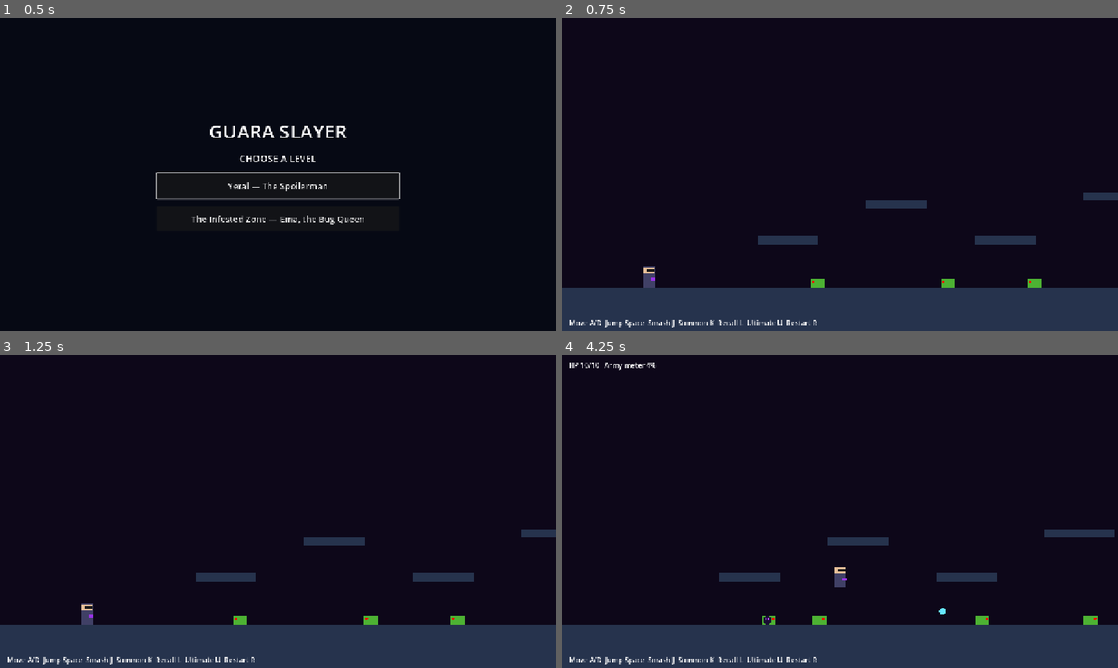
Above: before the commit, frames 1-4 (two rows, left to right).
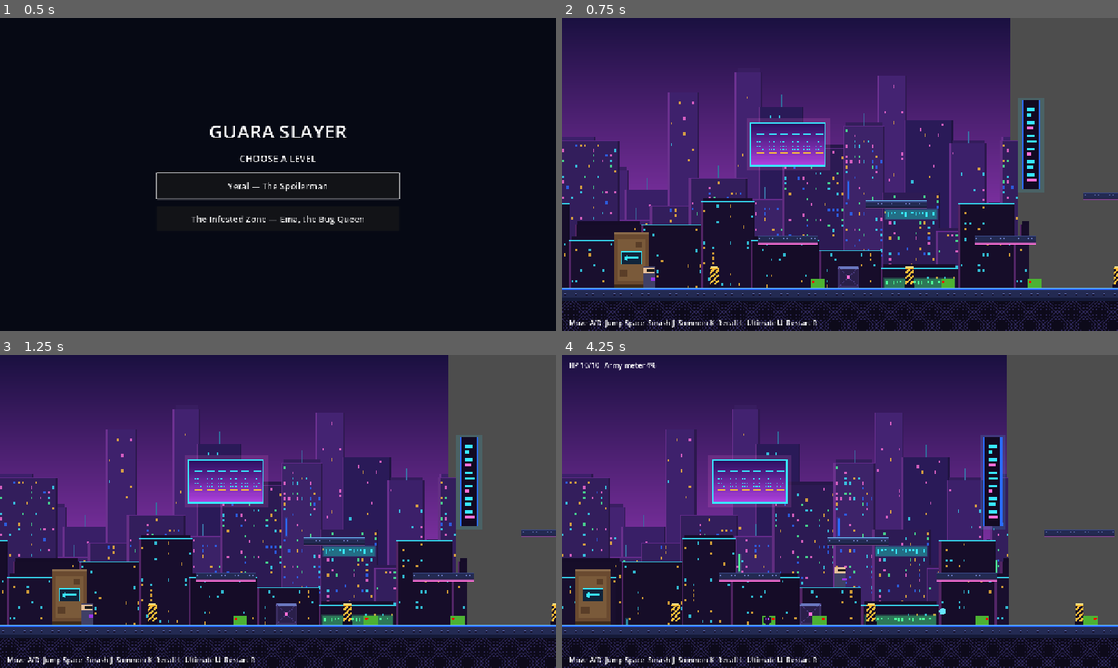
Above: after the commit, the same moments.

Repository: Ragnorus/GuaraGameJam2026
Game: Godot game, scene res://scenes/level_select.tscn
The game is run twice, just before and just after one commit, with the same random seed, the same clock (stepped at 60 frames per second) and the same inputs.
Inputs (mouse positions are in pixels of both pictures, inside the frame that each line leads up to):
- Up to frame 1 (0.5 s): no input
- Up to frame 2 (0.75 s): click "Yeral — The Spoilerman" at 0.5 s
- Up to frame 3 (1.25 s): no input
- Up to frame 4 (4.25 s): move the mouse to (962, 495) at 1.27 s; hold D (move_right) 1.28-2.78 s; tap Shift (dash) at 1.35 s; click (962, 495) at 1.42 s; tap Space (jump) at 1.52, 2.27, 3.77 s; move the mouse to (728, 527) at 2.02 s; tap L (recall) at 2.1 s; move the mouse to (895, 442) at 2.77 s; hold A (move_left) 2.78-3.53 s; hold J (shoot) 2.78-3.53 s; move the mouse to (812, 574) at 3.52 s; hold D (move_right) from 3.53 s (still down); tap K (summon) at 3.6 s; click (812, 574) at 3.67 s

Frame 1 is identical in both runs. In frame 2, 82% of the frame differs, in the area x 0-100%, y 0-100%; in frame 3, 82%; in frame 4, 82%.

Commit message:
Add Yeral demo boss and game design assets (#5)
* Add cyberpunk pixel-art assets and update level visuals

Co-authored-by: Copilot <223556219+Copilot@users.noreply.github.com>

* Fix merge parse error in main.gd, drop redundant Yeral code, add headless smoke test

Co-authored-by: Copilot <223556219+Copilot@users.noreply.github.com>

* Update level-design

Co-authored-by: Copilot <223556219+Copilot@users.noreply.github.com>

---------

Co-authored-by: Copilot <223556219+Copilot@users.noreply.github.com>

Diff:
--- a/project.godot
+++ b/project.godot
@@ -12,7 +12,7 @@
 
 config/name="Guara Slayer"
 run/main_scene="res://scenes/level_select.tscn"
-config/features=PackedStringArray("4.4", "Forward Plus")
+config/features=PackedStringArray("4.5", "Forward Plus")
 
 [display]
 
@@ -20,6 +20,10 @@
 window/size/viewport_height=720
 window/stretch/mode="canvas_items"
 
+[dotnet]
+
+project/assembly_name="Guara Slayer"
+
 [rendering]
 
 textures/canvas_textures/default_texture_filter=0
--- a/scripts/boss_yeral.gd
+++ b/scripts/boss_yeral.gd
@@ -103,7 +103,6 @@
 	var real: String = attacks[randi() % attacks.size()]
 	var lie_chance := 0.2 + 0.2 * (phase - 1)
 	var roll := randf()
-	var said := real
 	var done := real
 	if roll < lie_chance * 0.5:
 		done = "nothing"
@@ -114,12 +113,10 @@
 		"charge": ["Next, I charge. Straight at you!", "Spoiler: I'm about to ram you."],
 		"trap": ["The floor beneath you will explode!", "Spoiler: don't stand there."],
 	}
-	var l: Array = lines[said]
+	var l: Array = lines[real]
 	speech.emit(l[randi() % l.size()], 2.0)
 	pending = done
 	pending_time = 1.0 if done != "nothing" else 1.2
-	if done == "trap" and said != "trap":
-		pending_time = 1.0
 
 func _execute(a: String) -> void:
 	match a:
--- a/scripts/main.gd
+++ b/scripts/main.gd
@@ -24,7 +24,18 @@
 		if not boss_started:
 			message.text = ""
 
-func _add_block(rect: Rect2) -> void:
+func _tiled(path: String, pos: Vector2, size: Vector2, px_scale := 1.0) -> TextureRect:
+	var tr := TextureRect.new()
+	tr.texture = load(path)
+	tr.stretch_mode = TextureRect.STRETCH_TILE
+	tr.texture_filter = CanvasItem.TEXTURE_FILTER_NEAREST
+	tr.scale = Vector2(px_scale, px_scale)
+	tr.size = size / px_scale
+	tr.position = pos
+	return tr
+
+# kind: "floor", "platform" or "wall"
+func _add_block(rect: Rect2, kind := "wall") -> void:
 	var body := StaticBody2D.new()
 	body.position = rect.position + rect.size / 2.0
 	var shape := RectangleShape2D.new()
@@ -32,21 +43,64 @@
 	var cs := CollisionShape2D.new()
 	cs.shape = shape
 	body.add_child(cs)
-	var vis := ColorRect.new()
-	vis.size = rect.size
-	vis.position = -rect.size / 2.0
-	vis.color = Color(0.12, 0.2, 0.1) if ema_level else Color(0.15, 0.2, 0.3)
-	body.add_child(vis)
+	var origin := -rect.size / 2.0
+	match kind:
+		"floor":
+			body.add_child(_tiled("res://assets/tile_floor_mesh.png", origin, rect.size))
+			body.add_child(_tiled("res://assets/tile_floor_top.png", origin, Vector2(rect.size.x, 32), 2.0))
+		"platform":
+			body.add_child(_tiled("res://assets/tile_platform.png", origin, rect.size))
+		_:
+			body.add_child(_tiled("res://assets/tile_wall.png", origin, rect.size))
 	add_child(body)
 
+func _add_prop(path: String, pos: Vector2, px_scale := 2.0, z := -1) -> void:
+	var s := Sprite2D.new()
+	s.texture = load(path)
+	s.texture_filter = CanvasItem.TEXTURE_FILTER_NEAREST
+	s.scale = Vector2(px_scale, px_scale)
+	s.centered = false
+	s.position = pos - Vector2(s.texture.get_width(), s.texture.get_height()) * px_scale * Vector2(0.5, 1.0)
+	s.z_index = z
+	add_child(s)
+
+func _build_background() -> void:
+	var pb := ParallaxBackground.new()
+	add_child(pb)
+	var layers := [["res://assets/bg_far.png", 0.08], ["res://assets/bg_mid.png", 0.25],
+			["res://assets/bg_near.png", 0.5]]
+	for l in layers:
+		var pl := ParallaxLayer.new()
+		pl.motion_scale = Vector2(l[1], 0.0)
+		pl.motion_mirroring = Vector2(1024, 0)
+		var spr := Sprite2D.new()
+		spr.texture = load(l[0])
+		spr.texture_filter = CanvasItem.TEXTURE_FILTER_NEAREST
+		spr.centered = false
+		spr.scale = Vector2(2, 2)
+		pl.add_child(spr)
+		pb.add_child(pl)
+
+func _build_props() -> void:
+	_add_prop("res://assets/prop_door.png", Vector2(60, FLOOR_Y), 2.0)
+	_add_prop("res://assets/prop_sign_billboard.png", Vector2(420, 330), 3.0, -2)
+	_add_prop("res://assets/prop_sign_vertical.png", Vector2(980, 380), 3.0, -2)
+	_add_prop("res://assets/prop_neon_lamp.png", Vector2(1700, 420), 3.0, -2)
+	_add_prop("res://assets/prop_sign_billboard.png", Vector2(LEVEL_END + 250, 300), 4.0, -2)
+	_add_prop("res://assets/prop_neon_lamp.png", Vector2(LEVEL_END - 80, 400), 3.0, -2)
+	for x in [250.0, 700.0, 1180.0, 1480.0, 1900.0, 2150.0]:
+		_add_prop("res://assets/prop_bollard.png", Vector2(x, FLOOR_Y), 2.0)
+	for x in [560.0, 1320.0, 2000.0]:
+		_add_prop("res://assets/prop_crate.png", Vector2(x, FLOOR_Y), 2.0)
+
 func _build_world() -> void:
-	var bg := ColorRect.new()
-	bg.color = Color(0.025, 0.09, 0.055) if ema_level else Color(0.05, 0.03, 0.1)
-	bg.position = Vector2(-1000, -600)
-	bg.size = Vector2(LEVEL_END + 2000, 1800)
-	bg.z_index = -10
-	add_child(bg)
-	_add_block(Rect2(-100, FLOOR_Y, LEVEL_END + 600, 100))
+	_build_background()
+	_build_props()
+	if ema_level:
+		var tint := CanvasModulate.new()
+		tint.color = Color(0.7, 1.0, 0.75)
+		add_child(tint)
+	_add_block(Rect2(-100, FLOOR_Y, LEVEL_END + 600, 100), "floor")
 	_add_block(Rect2(-140, -200, 40, 900))
 	_add_block(Rect2(LEVEL_END + 500, -200, 40, 900))
 	var platforms: Array = [
@@ -62,7 +116,7 @@
 			Rect2(1820, 475, 170, 20),
 		]
 	for r in platforms:
-		_add_block(r)
+		_add_block(r, "platform")
 	player = Player.new()
 	player.position = Vector2(100, FLOOR_Y - 40)
 	add_child(player)
--- /dev/null
+++ b/tools/smoke_test.gd
@@ -0,0 +1,31 @@
+extends SceneTree
+
+# Headless smoke test: godot --headless --path . -s tools/smoke_test.gd -- <scene>
+func _initialize() -> void:
+	var path := "res://scenes/main.tscn"
+	var args := OS.get_cmdline_user_args()
+	if args.size() > 0:
+		path = args[0]
+	var scene: Node = load(path).instantiate()
+	root.add_child(scene)
+	await create_timer(0.5).timeout
+	var player: Node2D = scene.get("player")
+	if player == null:
+		print("SMOKE: no player in ", path)
+		quit(1)
+		return
+	player.global_position.x = 2200.0
+	await create_timer(1.0).timeout
+	var boss: Node = null
+	for e in get_nodes_in_group("enemies"):
+		if e.has_method("activate"):
+			boss = e
+	print("SMOKE boss: ", boss)
+	if boss != null:
+		for i in range(40):
+			boss.take_damage(1)
+			await create_timer(0.25).timeout
+			if not is_instance_valid(boss):
+				break
+	print("SMOKE done ", path)
+	quit(0)
Binary file added: assets/bg_far.png
Not shown, added: assets/bg_far.png.import
Binary file added: assets/bg_mid.png
Not shown, added: assets/bg_mid.png.import
Binary file added: assets/bg_near.png
Not shown, added: assets/bg_near.png.import
Binary file added: assets/prop_bollard.png
Not shown, added: assets/prop_bollard.png.import
Binary file added: assets/prop_crate.png
Not shown, added: assets/prop_crate.png.import
Binary file added: assets/prop_door.png
Not shown, added: assets/prop_door.png.import
(and 17 more such lines)
